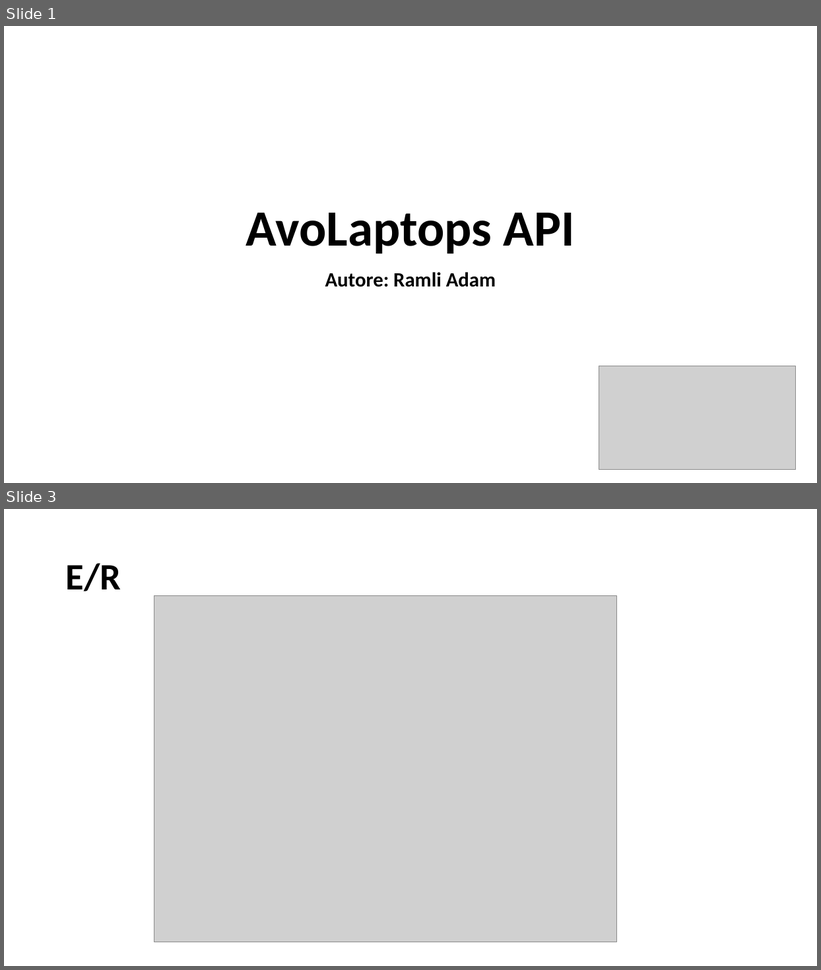
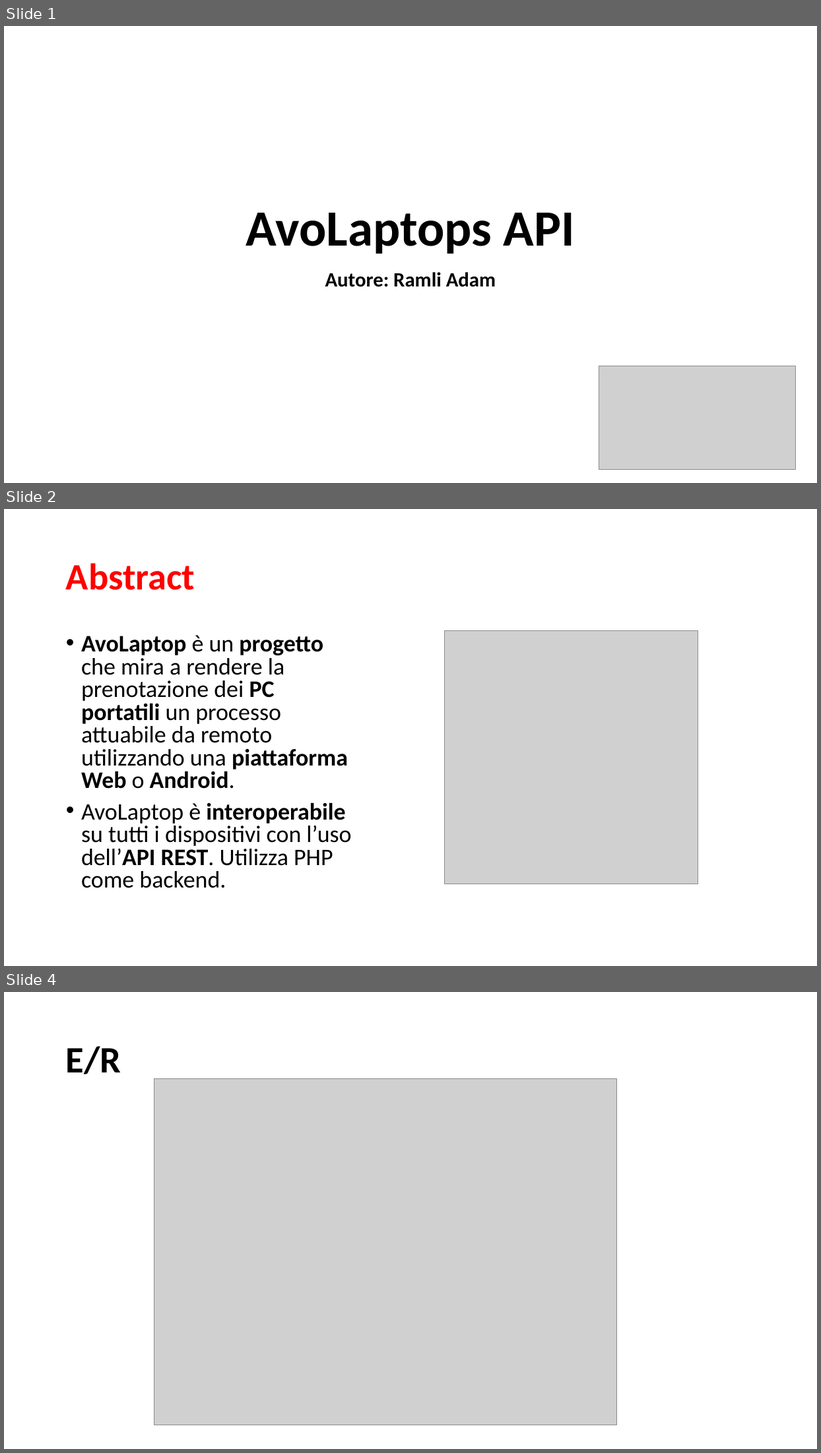
Before and after one commit to Sgombro/AvoLaptops, a slide deck: docs/AvoLaptops API.pptx. Shown one above the other, each under a label of ours: slides 1 and 3 before the commit, slides 1, 2 and 4 after it; the slides between them are not shown. The pictures are 821x970 and 821x1453 pixels, drawn with LibreOffice and Linux fonts; fonts in the diff are those of the drawing; grey boxes stand for pictures. Boxes give left, top, right and bottom in pixels: in the first picture for what was removed or moved away, otherwise in the second. Text is boxed around its words. In the diff, an @@ line names an element or a change of style, - is before the commit and + after.

Commit message:
Update AvoLaptops API presentation
Replace the docs/AvoLaptops API.pptx file with an updated binary presentation. No code changes; only the documentation slide deck was updated.

```diff
--- a/docs/AvoLaptops API.pptx
+++ b/docs/AvoLaptops API.pptx
@@ slide 2 added at [4, 509, 817, 966], background #FFFFFF @@
@@ title added at [66, 563, 195, 590], 44 pt, text #FF0000, bold @@
+Abstract
@@ text added at [81, 635, 351, 889], 28 pt, text #000000 @@
+• AvoLaptop è un progetto che mira a rendere la prenotazione dei PC portatili un processo attuabile da remoto utilizzando una piattaforma Web o Android.
+• AvoLaptop è interoperabile su tutti i dispositivi con l’uso dell’API REST. Utilizza PHP come backend.
@@ picture added at [445, 631, 698, 884] @@
@@ what was slide 3 is now slide 4 @@
```
Also in this commit, not shown: 3 slides changed.
